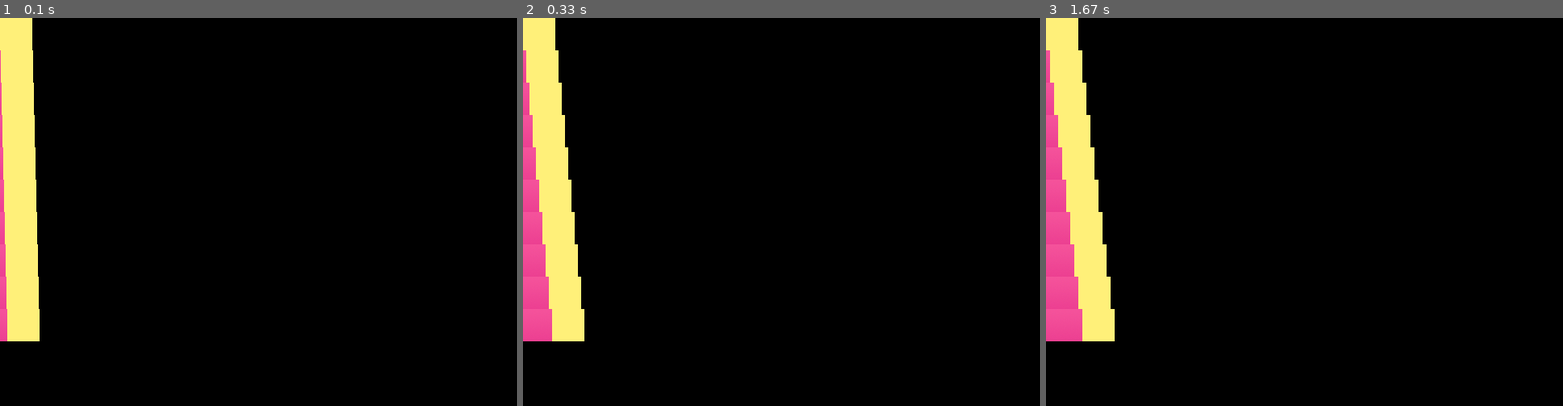
Above: before the commit, frames 1-3 (left to right).
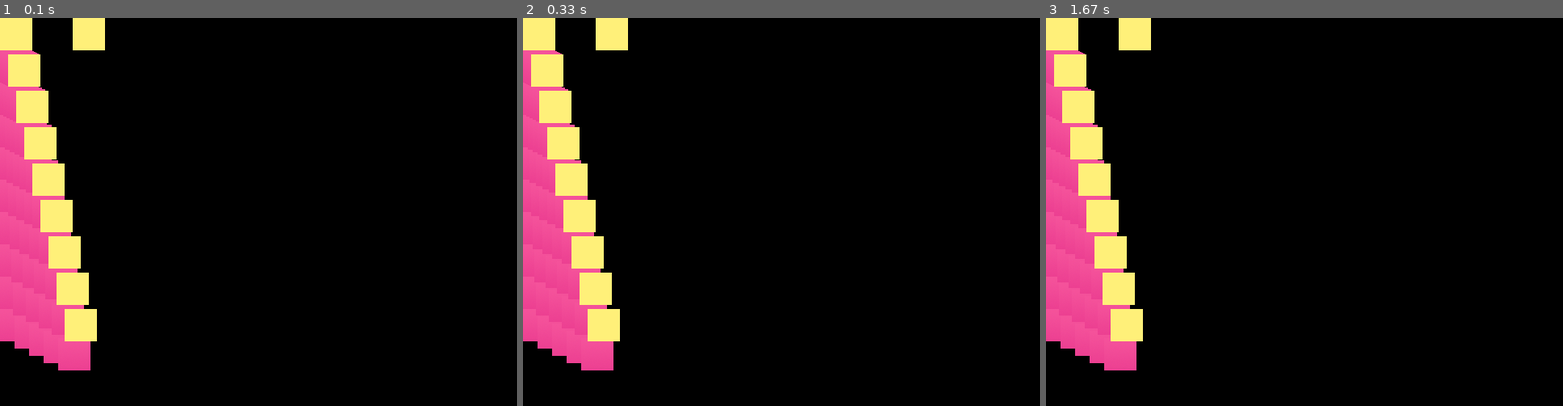
Above: after the commit, the same moments.

Repository: randomgamers/ld40-setup
Game: pygame game, started from ld40-setup/moveit.py
Two runs of this game, one before a commit and one after it. Both use one fixed random seed, a clock stepped at 60 frames per second and the inputs below.
Inputs:
- Up to frame 1 (0.1 s): no input
- Up to frame 2 (0.33 s): no input
- Up to frame 3 (1.67 s): no input

The runs differ from the first frame. In frame 1, 9.6% of the frame differs, in the area x 0-21%, y 0-91%; in frame 2, 7.1%; in frame 3, 6.1%.

Commit message:
Make it cool

Diff:
--- a/ld40-setup/moveit.py
+++ b/ld40-setup/moveit.py
@@ -10,9 +10,12 @@
         self.pos = image.get_rect().move(0, height)
 
     def move(self):
-        self.pos = self.pos.move(self.speed, 0)
+        self.pos = self.pos.move(self.speed * 2, self.speed)
         if self.pos.right > 600:
             self.pos.left = 0
+
+        if self.pos.bottom > 440:
+            self.pos.top = 0
 
 
 screen = pygame.display.set_mode((640, 480))
@@ -33,4 +36,4 @@
             o.move()
             screen.blit(o.image, o.pos)
         pygame.display.update()
-        pygame.time.delay(100)
+        pygame.time.delay(15)
